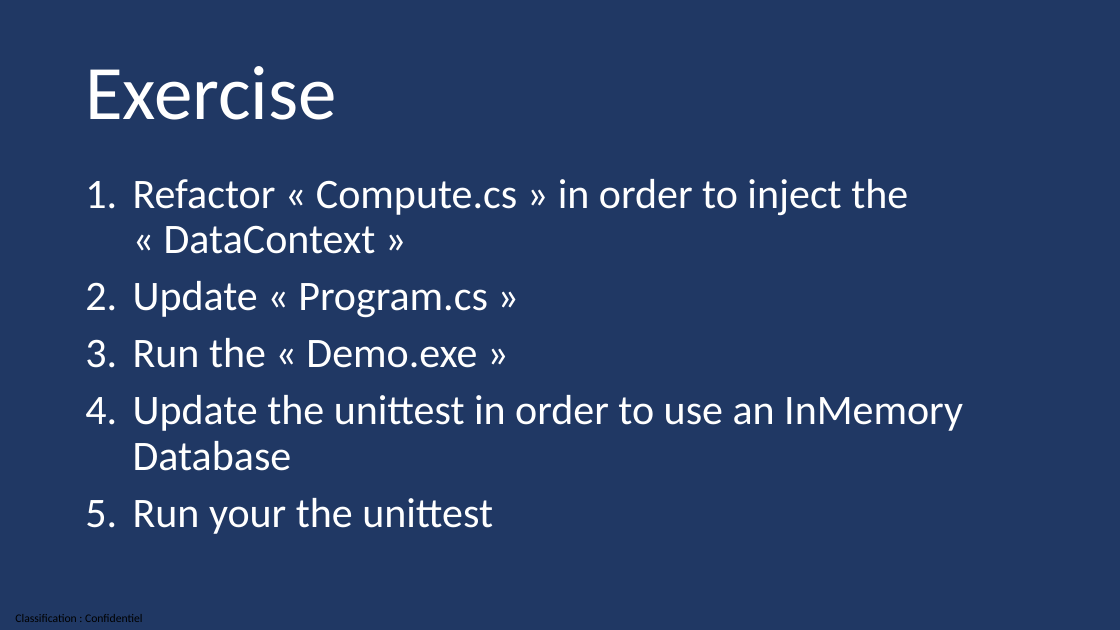
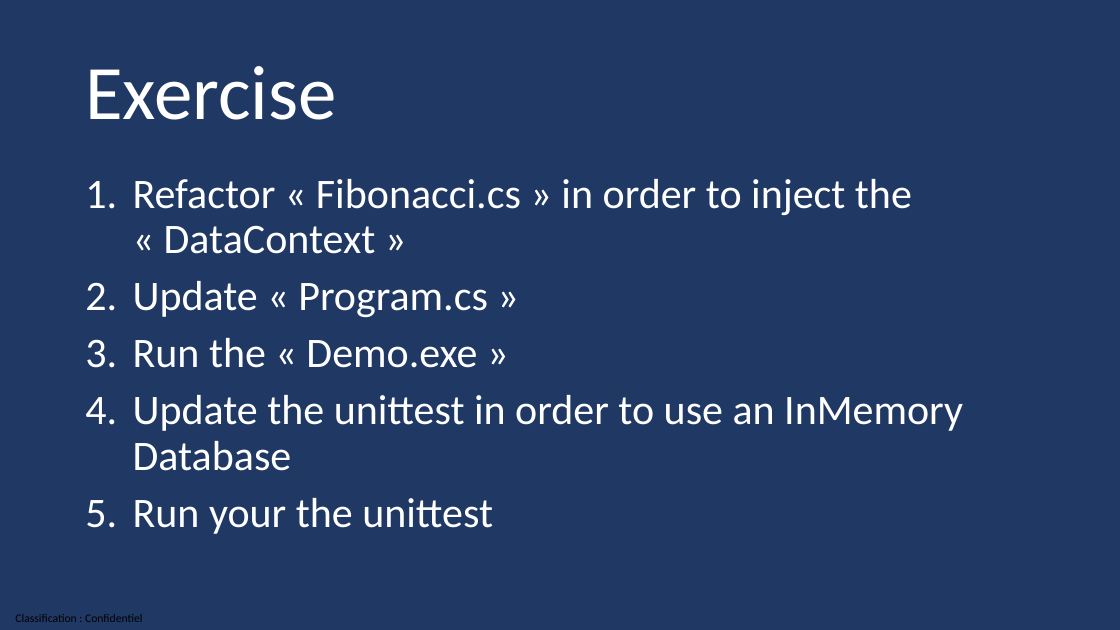
Before and after one commit to guillaume-chervet/course.dotnet, a slide deck: slide 150 of documentations/dotnet6.pptx (slide 149 before the commit). Drawn at 1120x630 pixels with LibreOffice and Linux fonts; fonts in the diff are those of the drawing. Boxes give left, top, right and bottom in pixels: in the first picture for what was removed or moved away, otherwise in the second. Text is boxed around its words. In the diff, an @@ line names an element or a change of style, - is before the commit and + after.

```diff
--- a/documentations/dotnet6.pptx
+++ b/documentations/dotnet6.pptx
@@ text at [133,179,912,254]: text changed @@
-1. Refactor « Compute.cs » in order to inject the « DataContext »
+1. Refactor « Fibonacci.cs » in order to inject the « DataContext »
```
Also in this commit, not shown: 25 other slides changed, 1 slide added.
